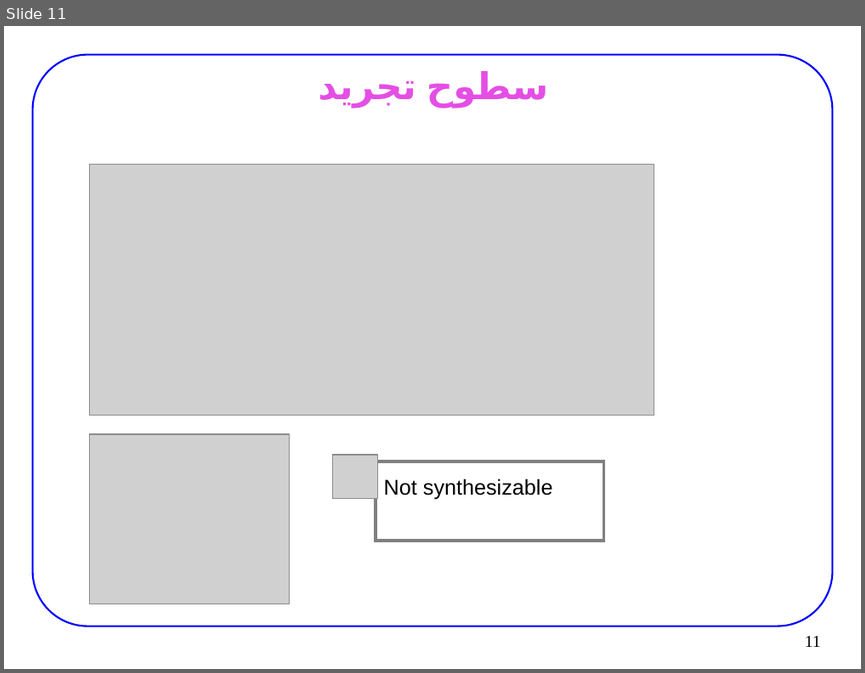
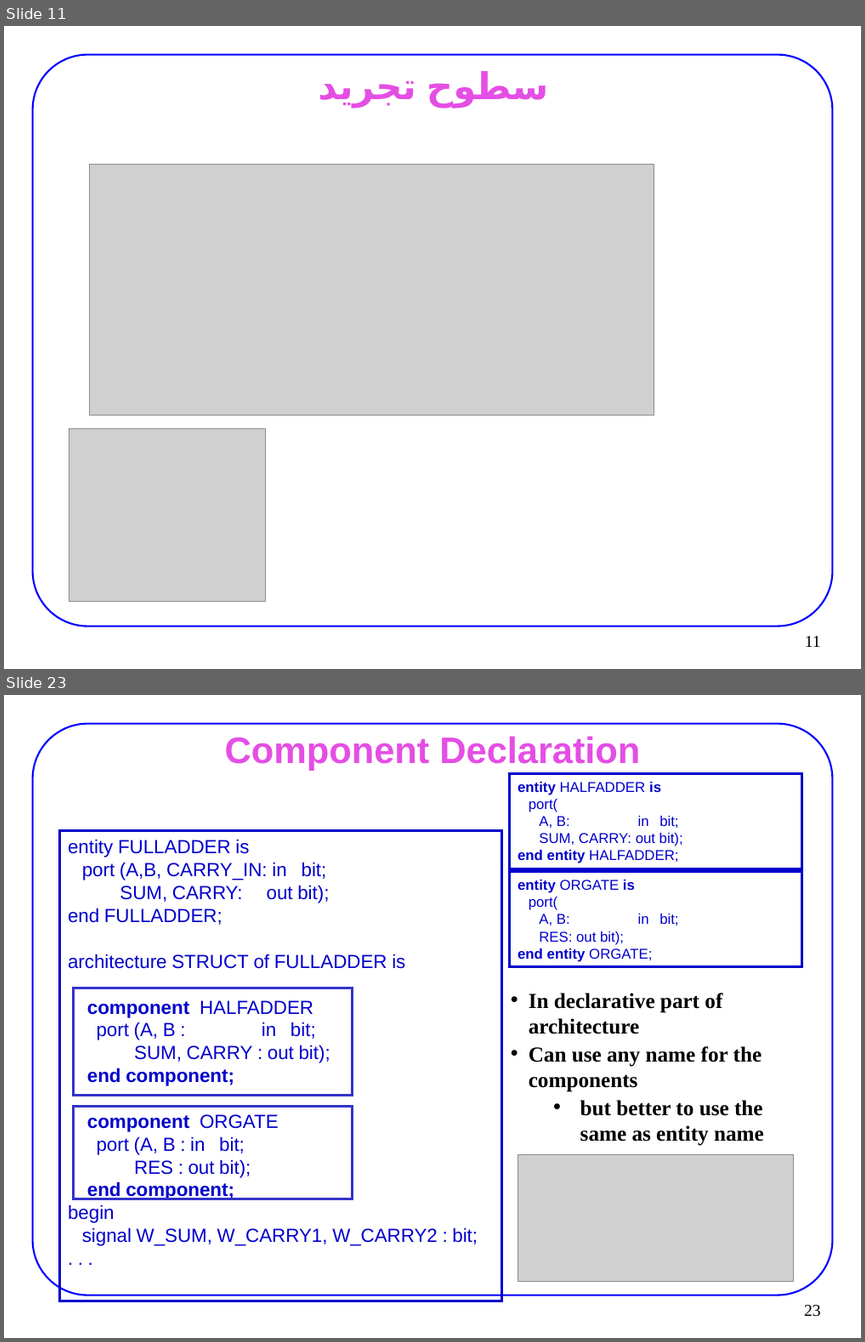
Before and after one commit to 9231058/FPGA-Homework, a slide deck: slides/design/D-01-HDL-.pptx. Shown one above the other, each under a label of ours: slide 11 before the commit, slides 11 and 23 after it; the slides between them are not shown. The pictures are 865x673 and 865x1342 pixels, drawn with LibreOffice and Linux fonts; fonts in the diff are those of the drawing; grey boxes stand for pictures. Boxes give left, top, right and bottom in pixels: in the first picture for what was removed or moved away, otherwise in the second. Text is boxed around its words. In the diff, an @@ line names an element or a change of style, - is before the commit and + after.

```diff
--- a/slides/design/D-01-HDL-.pptx
+++ b/slides/design/D-01-HDL-.pptx
@@ slide 23 added at [4, 695, 861, 1338], background #FFFFFF; not listed: 1 template element that a slide beside it also shows @@
@@ title added at [225, 736, 640, 770], 31 pt, text #E44EE4, bold @@
+Component Declaration
@@ rectangle added at [510, 774, 802, 869], outline #0000CC 2.25 pt, 12 pt, text #0000CC @@
+entity HALFADDER is
+port(
+A, B: in bit;
+SUM, CARRY: out bit);
+end entity HALFADDER;
@@ rectangle added at [60, 830, 503, 1301], outline #0000CC 2.25 pt, 16 pt, text #0000CC @@
+entity FULLADDER is
+port (A,B, CARRY_IN: in bit;
+SUM, CARRY: out bit);
+end FULLADDER;
+architecture STRUCT of FULLADDER is
+component HALFADDER
+port (A, B : in bit;
+SUM, CARRY : out bit);
+end component;
+component ORGATE
+port (A, B : in bit;
+RES : out bit);
+end component;
+begin
+signal W_SUM, W_CARRY1, W_CARRY2 : bit;
+. . .
@@ rectangle added at [510, 872, 802, 967], outline #0000CC 2.25 pt, 12 pt, text #0000CC @@
+entity ORGATE is
+port(
+A, B: in bit;
+RES: out bit);
+end entity ORGATE;
@@ rectangle added at [74, 988, 352, 1095], outline #3333CC 2.25 pt @@
@@ text added at [528, 993, 764, 1145], 18 pt, text #000000, bold @@
+• In declarative part of architecture
+• Can use any name for the components
+  • but better to use the same as entity name
@@ rectangle added at [74, 1106, 352, 1198], outline #3333CC 2.25 pt @@
@@ picture added at [517, 1154, 793, 1281] @@
@@ page number added at [804, 1304, 821, 1316], 14 pt, text #000000 @@
+23
@@ slide 11 changed as well @@
@@ picture: place and size @@
-picture at [90, 434, 290, 603]
+picture at [69, 428, 266, 601]
@@ picture removed at [332, 454, 376, 498] @@
@@ rectangle removed at [375, 461, 604, 540] @@
-Not synthesizable
```
Also in this commit, not shown: 4 other slides changed, 19 other slides added, 1 other file.
